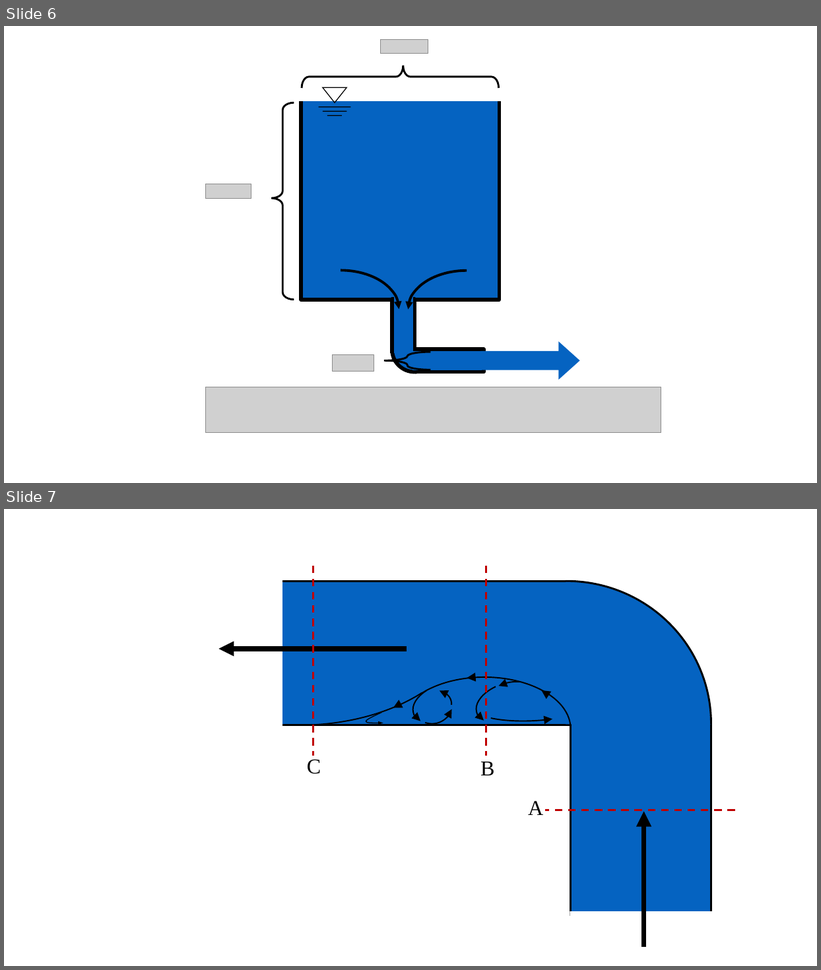
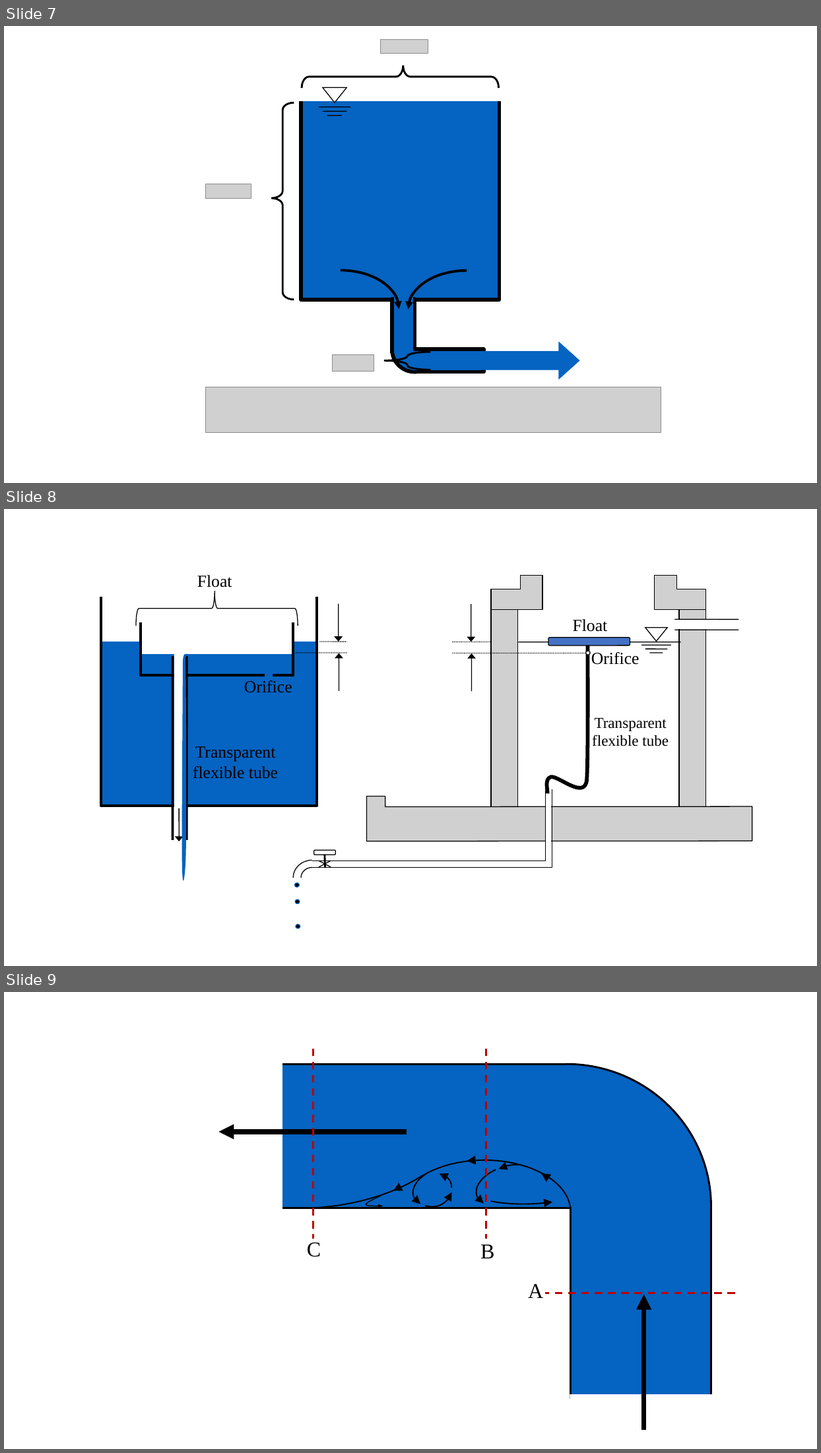
Before and after one commit to AguaClara/SWOT, a slide deck: Summary Sheets/Diagrams.pptx. Shown one above the other, each under a label of ours: slides 6 and 7 before the commit, slides 7, 8 and 9 after it. The pictures are 821x970 and 821x1453 pixels, drawn with LibreOffice and Linux fonts; fonts in the diff are those of the drawing; grey boxes stand for pictures; background and template pictures are left out. Boxes give left, top, right and bottom in pixels: in the first picture for what was removed or moved away, otherwise in the second. Text is boxed around its words. In the diff, an @@ line names an element or a change of style, - is before the commit and + after.

```diff
--- a/Summary Sheets/Diagrams.pptx
+++ b/Summary Sheets/Diagrams.pptx
@@ slide 8 added at [4,509,817,966], background #FFFFFF @@
@@ group added at [101,575,752,957]: 15 lines, 11 freeform shapes, 6 texts, 5 rectangles, 5 arrows, 5 pictures, 4 ellipses, 2 rounded rectangles, 1 left brace, 1 triangle @@
+Transparent flexible tube
+Orifice
+Float
+Float
+Orifice
+Transparent flexible tube
@@ what was slide 6 is now slide 7 @@
@@ what was slide 7 is now slide 9 @@
```
Also in this commit, not shown: 1 other slide added, 6 other files.
